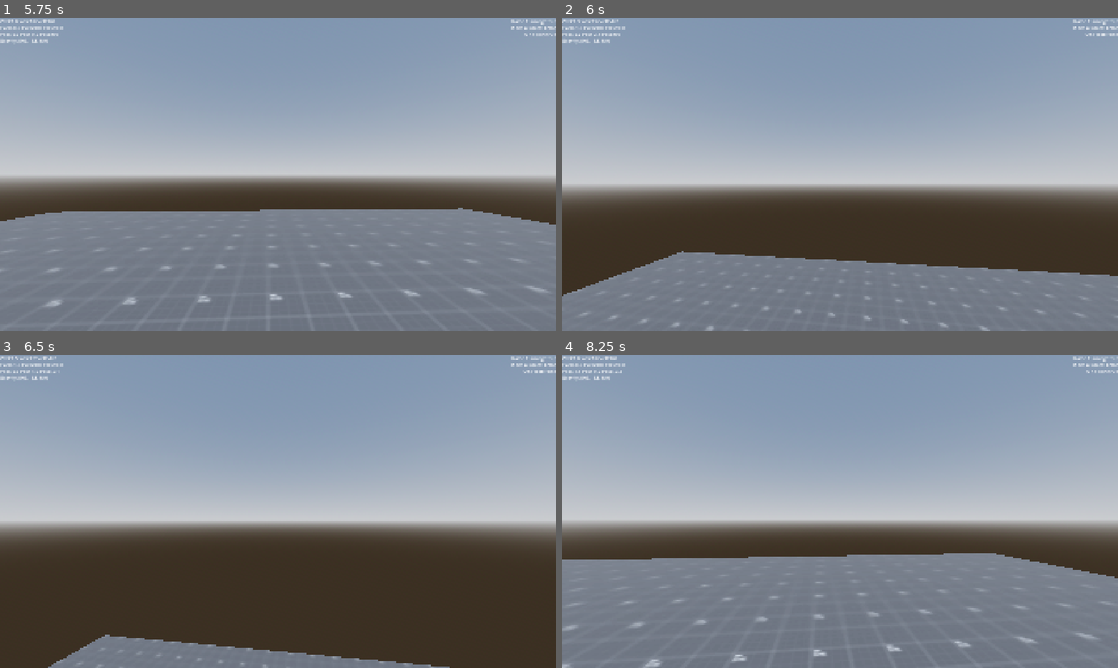
Above: before the commit, frames 1-4 (two rows, left to right).
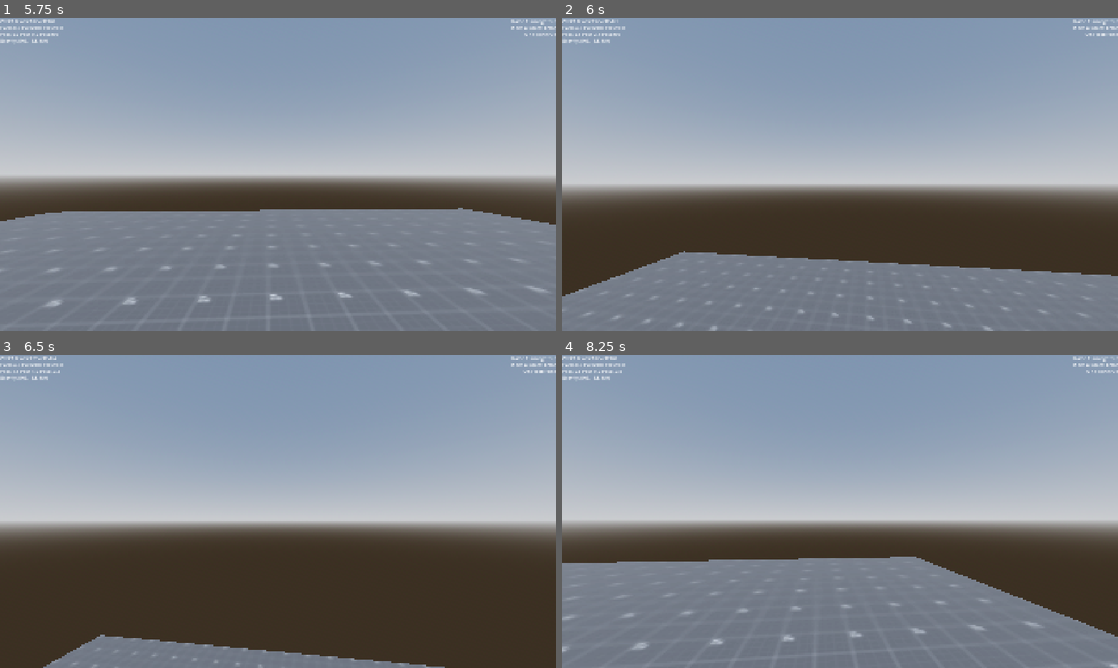
Above: after the commit, the same moments.

Repository: MrSeven3/shooter-game
Game: Godot game, scene res://Scenes/TestLevel/test_level.tscn
Two runs of this game, one before a commit and one after it. Both use one fixed random seed, a clock stepped at 60 frames per second and the inputs below. The project has no main scene, so this scene is started directly.
Inputs (mouse positions are in pixels of both pictures, inside the frame that each line leads up to):
- Up to frame 1 (5.75 s): tap Enter at 0.5 s; move the mouse to (305, 174) at 0.52 s; hold Up from 0.53 s (still down); tap Alt every 1.5 s from 0.6 to 5.1 s; tap Space at 0.77, 1.52, 3.02, 3.77, 4.52 s; move the mouse to (250, 174) at 1.27 s; tap Shift at 1.35, 2.85, 4.35 s; move the mouse to (289, 168) at 2.02 s; move the mouse to (272, 180) at 2.77 s; move the mouse to (316, 177) at 3.52 s; move the mouse to (233, 171) at 4.27 s; move the mouse to (283, 174) at 5.02 s
- Up to frame 2 (6 s): tap Space at 5.75 s; move the mouse to (817, 168) at 5.77 s; release Up at 5.78 s; hold D from 5.78 s (still down); tap Shift at 5.85 s
- Up to frame 3 (6.5 s): keep holding D; tap Space at 6.02 s
- Up to frame 4 (8.25 s): move the mouse to (867, 511) at 6.52 s; release D at 6.53 s; hold Up from 6.53 s (still down); tap Alt at 6.6, 8.1 s; tap Space at 6.77, 7.52 s; move the mouse to (812, 511) at 7.27 s; tap Shift at 7.35 s; move the mouse to (851, 505) at 8.02 s

Frame 1 is identical in both runs. In frame 2, 0.3% of the frame differs, in the area x 0-99%, y 0-100%; in frame 3, 0.3%; in frame 4, 5.6%, in the area x 0-100%, y 4-100%.

Commit message:
finalized movement logic

Diff:
--- a/Templates/Player/escape_menu.gd
+++ b/Templates/Player/escape_menu.gd
@@ -16,4 +16,4 @@
 	get_tree().reload_current_scene()
 
 func quit() -> void:
-	Utils.close_game()
+	get_tree().change_scene_to_file("res://Scenes/MainMenu/main_menu.tscn")
--- a/Templates/Player/player.gd
+++ b/Templates/Player/player.gd
@@ -3,11 +3,13 @@
 const mouse_sensitivity := 0.002
 
 var sprint_acceleration:float # running acceleration in m/s
-const air_sprint_speed := 1.5 # speed in m/s
-const ground_sprint_speed := 2.5
+const ground_sprint_speed := 6.5
+const air_sprint_speed := 4.5 # speed in m/s
 
 const jump_velocity:float = 8 #no clue what this is measured in or why this seems good
 const terminal_fall_velocity:float = 25 #in m/s
+
+const jump_speed_mult := 1.1
 
 var target_velocity := Vector3.ZERO
 
@@ -103,7 +105,6 @@
 				target_acceleration.x += sprint_acceleration
 
 			target_velocity = target_acceleration
-
 			target_acceleration = transform.basis * target_acceleration#rotate the applied movement
 
 
@@ -126,8 +127,8 @@
 			target_velocity = target_acceleration
 			target_acceleration = transform.basis * target_acceleration#rotate the applied movement
 
-			velocity.x = lerp(velocity.x, target_acceleration.x, delta * 10) # Smooth acceleration
-			velocity.z = lerp(velocity.z, target_acceleration.z, delta * 10) # Smooth acceleration
+			velocity.x += target_acceleration.x * delta
+			velocity.z += target_acceleration.z * delta
 
 		# Apply any global velocity multiplier
 		if single_velocity_multiplier != 1:
--- a/Test.tscn
+++ /dev/null
@@ -1,10 +0,0 @@
-[gd_scene load_steps=2 format=3 uid="uid://dnnka5th1gldj"]
-
-[ext_resource type="Texture2D" uid="uid://ocqr4kaowgws" path="res://icon.svg" id="1_mtyf4"]
-
-[node name="Node2D" type="Node2D"]
-
-[node name="Sprite2D" type="Sprite2D" parent="."]
-texture = ExtResource("1_mtyf4")
-
-[node name="Node2D" type="Node2D" parent="."]
